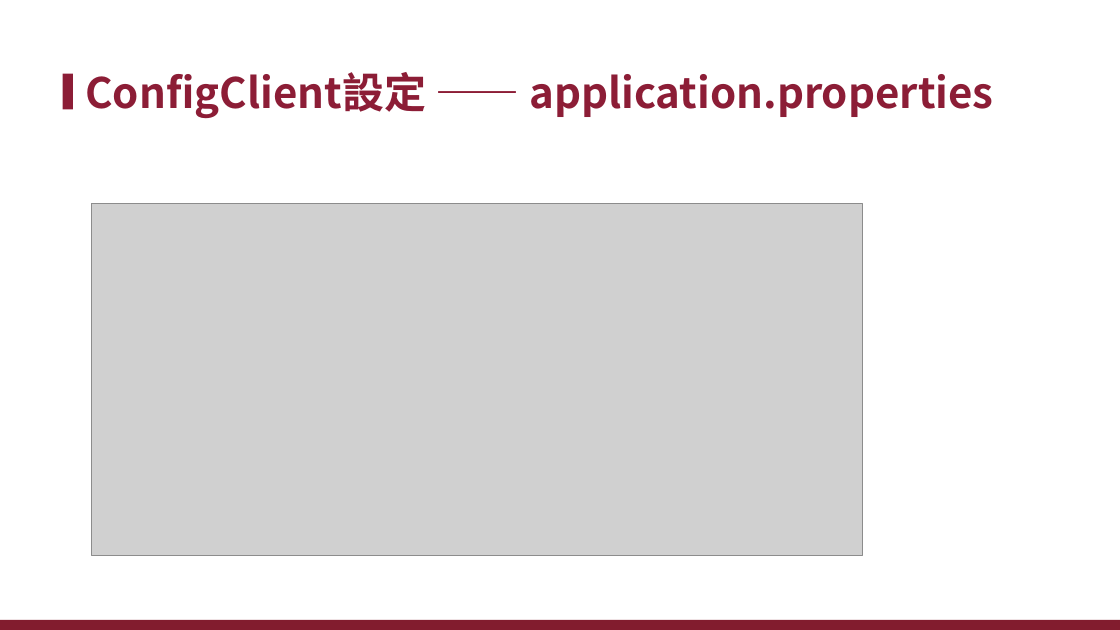
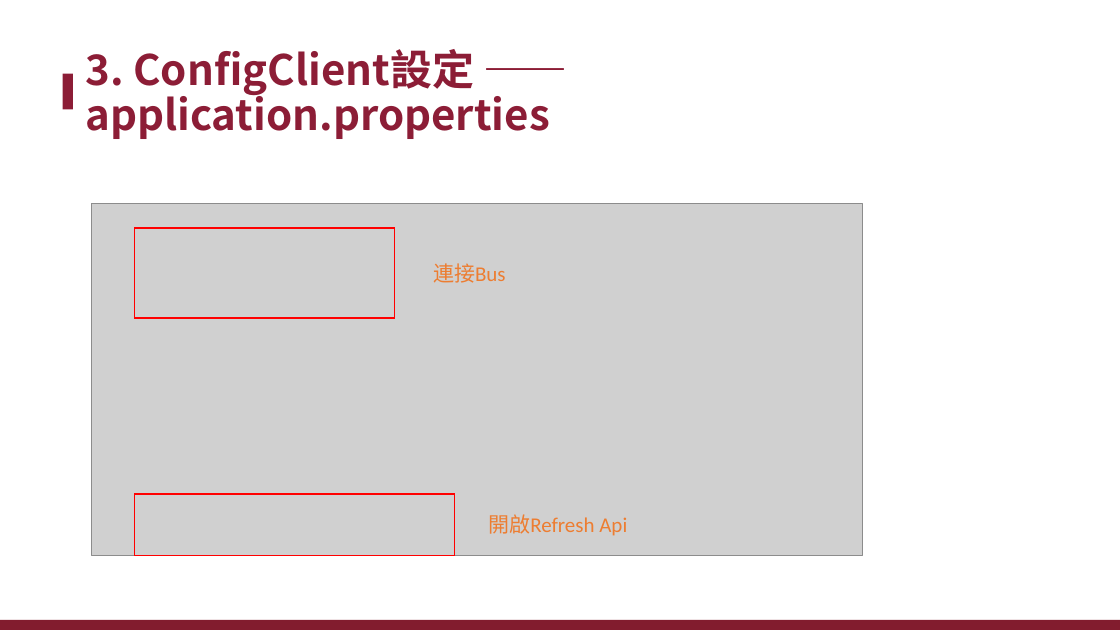
Before and after one commit to xiauchen/4__ConfigAndConsul, a slide deck: slide 23 of 空白PPT.pptx (slide 16 before the commit). Drawn at 1120x630 pixels with LibreOffice and Linux fonts; fonts in the diff are those of the drawing; grey boxes stand for pictures; background and template pictures are left out. Boxes give left, top, right and bottom in pixels: in the first picture for what was removed or moved away, otherwise in the second. Text is boxed around its words. In the diff, an @@ line names an element or a change of style, - is before the commit and + after.

Commit message:
config ptt compleat'

```diff
--- a/空白PPT.pptx
+++ b/空白PPT.pptx
@@ title at <box>85,49,549,139</box>: text changed @@
-ConfigClient設定 —— application.properties
+3. ConfigClient設定 —— application.properties
@@ rectangle added at <box>134,228,395,318</box>, outline #FF0000 1 pt @@
@@ text added at <box>433,263,506,283</box>, 18 pt, text #ED7D31 @@
+連接Bus
@@ rectangle added at <box>134,494,455,555</box>, outline #FF0000 1 pt @@
@@ text added at <box>488,514,627,536</box>, 18 pt, text #ED7D31 @@
+開啟Refresh Api
```
Also in this commit, not shown: 13 other slides changed, 17 slides added, 10 slides removed, 4 other files.
